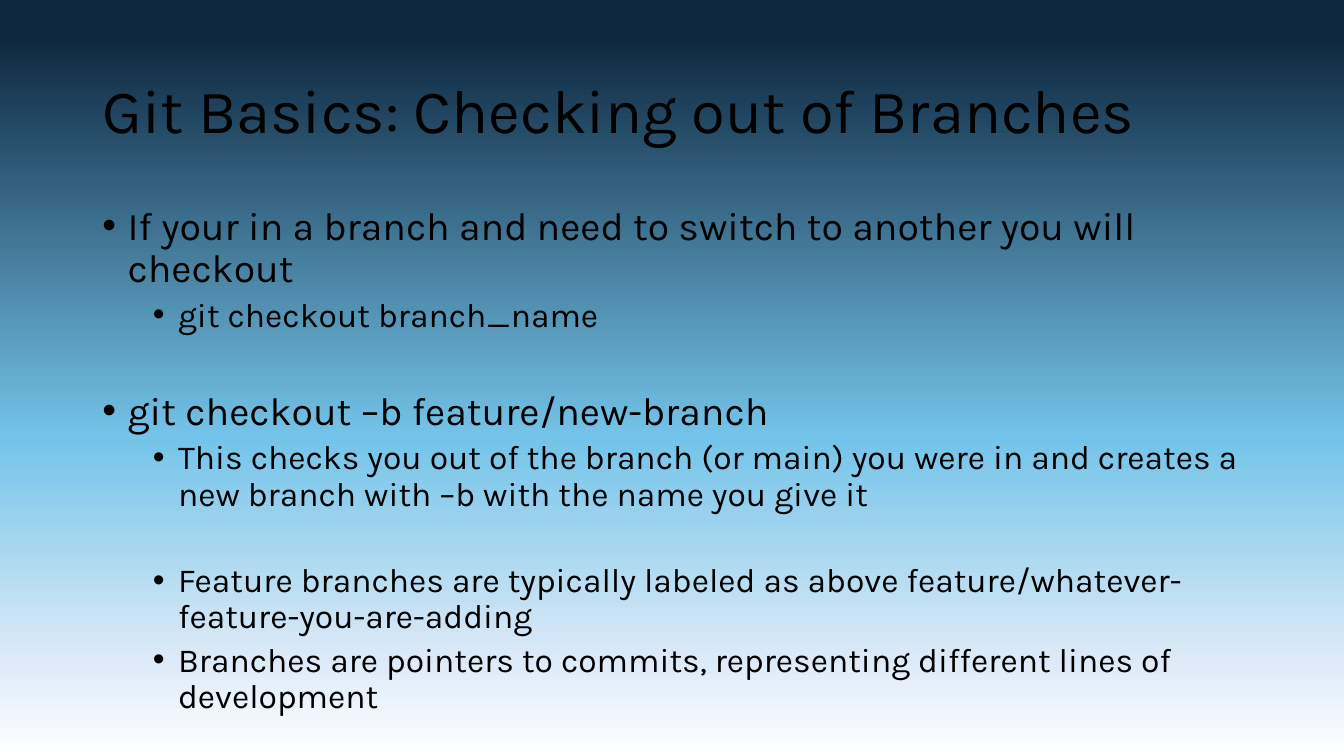
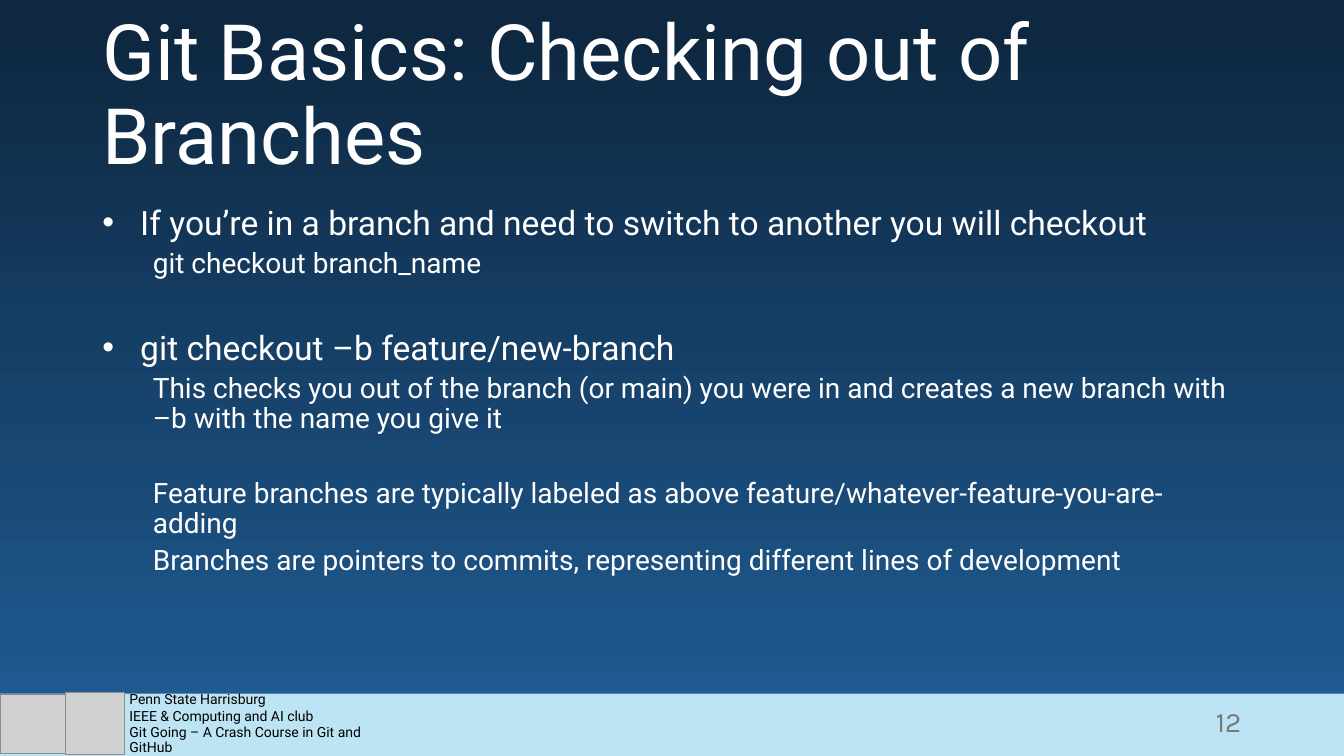
Before and after one commit to Blizzartnaut/GitHub-Tut, a slide deck: slide 12 of GitHub Basics.pptx. Drawn at 1344x756 pixels with LibreOffice and Linux fonts; fonts in the diff are those of the drawing; grey boxes stand for pictures. Boxes give left, top, right and bottom in pixels: in the first picture for what was removed or moved away, otherwise in the second. Text is boxed around its words. In the diff, an @@ line names an element or a change of style, - is before the commit and + after.

Commit message:
Styles suggestion

```diff
--- a/GitHub Basics.pptx
+++ b/GitHub Basics.pptx
@@ background gradient #0E2841 to #74C4E9 to #DCEAF7 to #FFFFFF to gradient #0E2841 to #205E97 @@
@@ text "Git Basics: Checking out of ..." at [102, 21, 1029, 165]: size 44 to 55.5 pt, font Karla to Roboto, text colour #000000 to #FFFFFF; vertical alignment middle to bottom @@
@@ text at [140, 209, 1147, 242]: text changed; size 28 to 24 pt; font Karla to Roboto; text colour #000000 to #FFFFFF @@
-• If your in a branch and need to switch to another you will checkout
+• If you’re in a branch and need to switch to another you will checkout
@@ text at [140, 252, 1225, 576]: size 24 to 20 pt in "git checkout branch_name", "This checks you out of the branch ...", "Feature branches are typically labeled as above ...", "Branches are pointers to commits, representing different ..."; font Karla to Roboto, text colour #000000 to #FFFFFF in "git checkout branch_name", "git checkout –b feature/new-branch", "This checks you out of the branch ...", "Feature branches are typically labeled as above ..." and 1 more places; size 28 to 24 pt in "git checkout –b feature/new-branch"; bullet • to none; indent changed @@
@@ rectangle added at [0, 694, 1344, 756], fill #BDE4F5 @@
@@ picture added at [0, 695, 66, 754] @@
@@ picture added at [66, 693, 124, 755] @@
@@ text added at [129, 691, 361, 752], 10 pt, text #000000 @@
+Penn State Harrisburg
+IEEE & Computing and AI club
+Git Going – A Crash Course in Git and GitHub
@@ page number added at [1216, 714, 1241, 732], 20 pt, text #797979 @@
+12
```
Also in this commit, not shown: 12 other slides changed.
